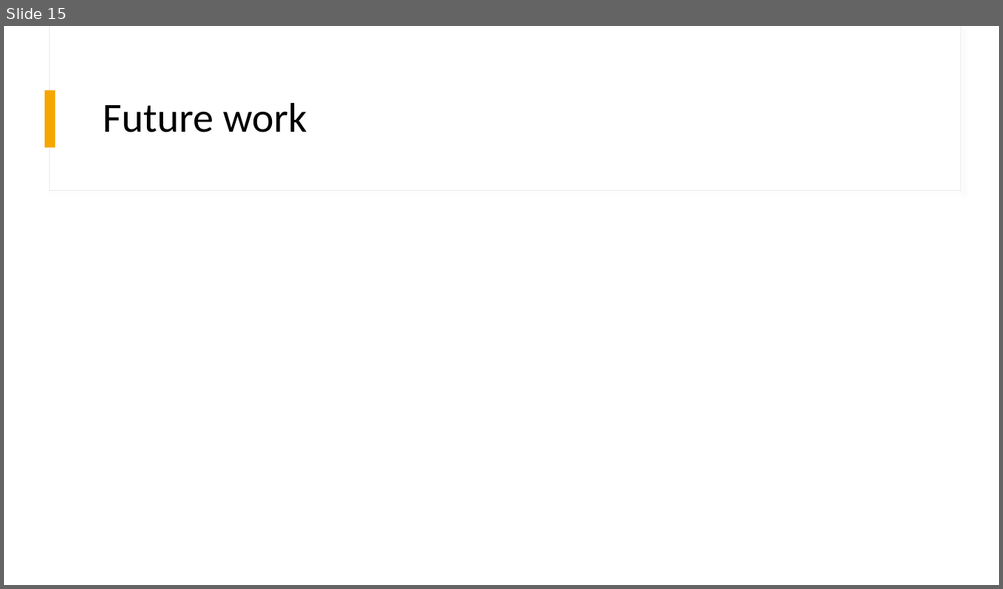
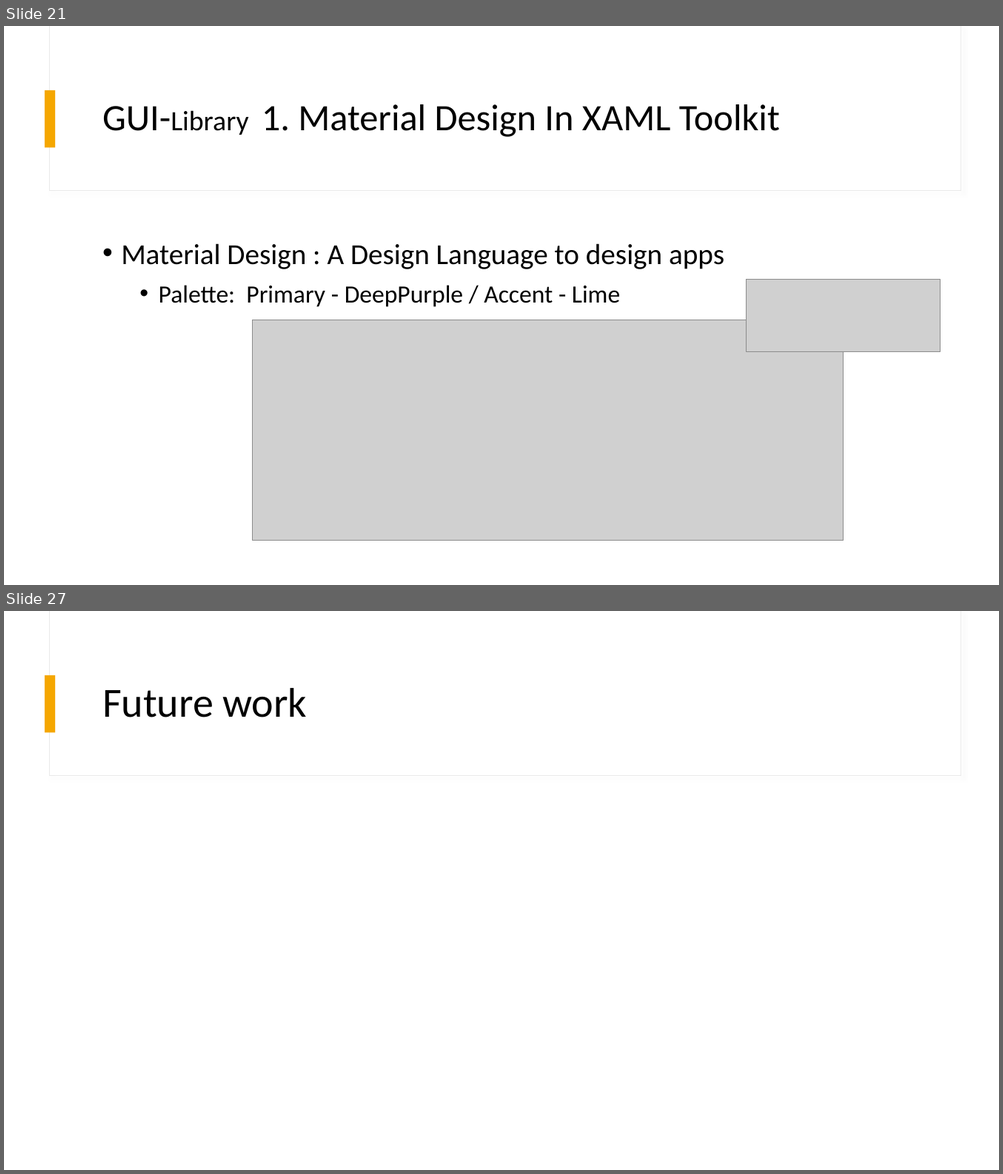
Before and after one commit to futurename/IPD20-DotNetProject, a slide deck: Documentation/ProjectStockMonitor.pptx. Shown one above the other, each under a label of ours: slide 15 before the commit, slides 21 and 27 after it; the slides between them are not shown. The pictures are 1003x589 and 1003x1174 pixels, drawn with LibreOffice and Linux fonts; fonts in the diff are those of the drawing; grey boxes stand for pictures. Boxes give left, top, right and bottom in pixels: in the first picture for what was removed or moved away, otherwise in the second. Text is boxed around its words. In the diff, an @@ line names an element or a change of style, - is before the commit and + after.

```diff
--- a/Documentation/ProjectStockMonitor.pptx
+++ b/Documentation/ProjectStockMonitor.pptx
@@ slide 21 added at (x1=4, y1=26, x2=999, y2=585), background #FFFFFF; not listed: 3 template elements that a slide beside it also shows @@
@@ title added at (x1=102, y1=104, x2=780, y2=137), 36 pt, text #000000 @@
+GUI-Library 1. Material Design In XAML Toolkit
@@ text added at (x1=121, y1=244, x2=724, y2=307), 28 pt, text #000000 @@
+• Material Design : A Design Language to design apps
+  • Palette: Primary - DeepPurple / Accent - Lime
@@ picture added at (x1=746, y1=279, x2=939, y2=352) @@
@@ picture added at (x1=253, y1=320, x2=843, y2=541) @@
@@ what was slide 15 is now slide 27 @@
```
Also in this commit, not shown: 4 slides changed, 20 other slides added, 9 slides removed, 12 other files.
